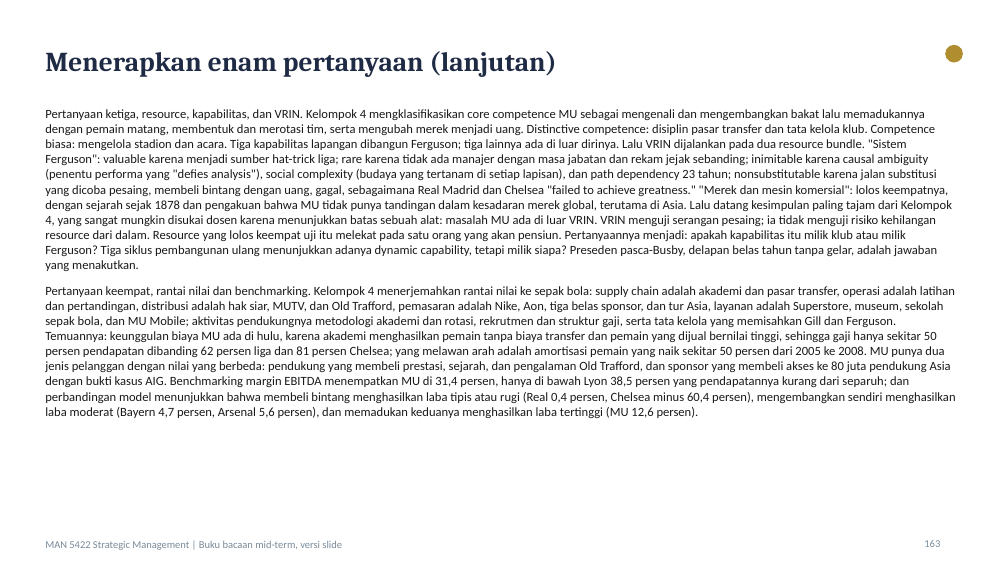
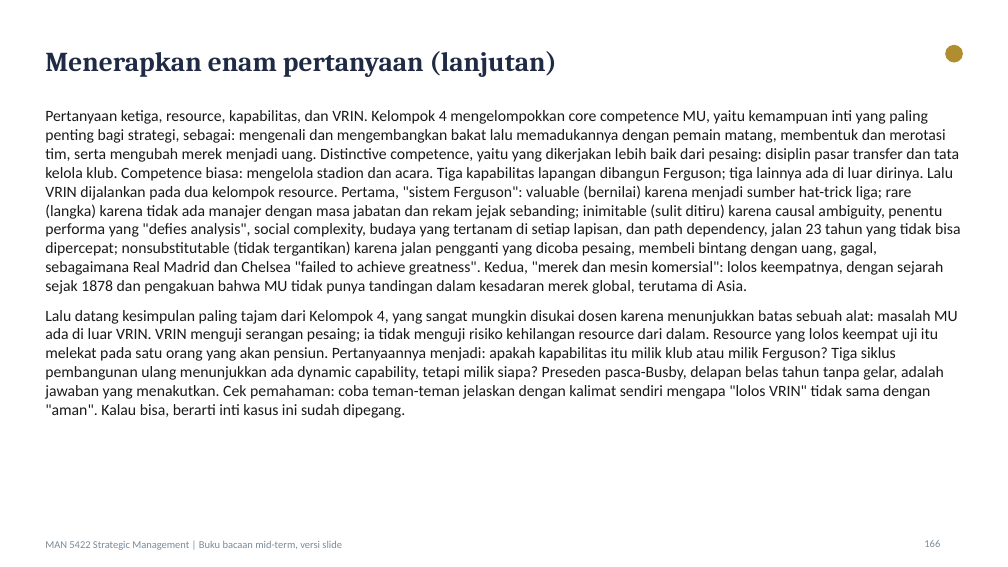
Before and after one commit to aslihabnuri/Dom-Manipulation, a slide deck: slide 166 of Materi_SM_MidTerm/Buku_Bacaan_Strategic_Management_MidTerm.pptx (slide 163 before the commit). Drawn at 1008x567 pixels with LibreOffice and Linux fonts; fonts in the diff are those of the drawing. Boxes give left, top, right and bottom in pixels: in the first picture for what was removed or moved away, otherwise in the second. Text is boxed around its words. In the diff, an @@ line names an element or a change of style, - is before the commit and + after.

```diff
--- a/Materi_SM_MidTerm/Buku_Bacaan_Strategic_Management_MidTerm.pptx
+++ b/Materi_SM_MidTerm/Buku_Bacaan_Strategic_Management_MidTerm.pptx
@@ text at <box>45,110,961,418</box>: text changed; size 12 to 15 pt @@
-Pertanyaan ketiga, resource, kapabilitas, dan VRIN. Kelompok 4 mengklasifikasikan core competence MU sebagai mengenali dan mengembangkan bakat lalu memadukannya dengan pemain matang, membentuk dan merotasi tim, serta mengubah merek menjadi uang. Distinctive competence: disiplin pasar transfer dan tata kelola klub. Competence biasa: mengelola stadion dan acara. Tiga kapabilitas lapangan dibangun Ferguson; tiga lainnya ada di luar dirinya. Lalu VRIN dijalankan pada dua resource bundle. "Sistem Ferguson": valuable karena menjadi sumber hat-trick liga; rare karena tidak ada manajer dengan masa jabatan dan rekam jejak sebanding; inimitable karena causal ambiguity (penentu performa yang "defies analysis"), social complexity (budaya yang tertanam di setiap lapisan), dan path dependency 23 tahun; nonsubstitutable karena jalan substitusi yang dicoba pesaing, membeli bintang dengan uang, gagal, sebagaimana Real Madrid dan Chelsea "failed to achieve greatness." "Merek dan mesin komersial": lolos keempatnya, dengan sejarah sejak 1878 dan pengakuan bahwa MU tidak punya tandingan dalam kesadaran merek global, terutama di Asia. Lalu datang kesimpulan paling tajam dari Kelompok 4, yang sangat mungkin disukai dosen karena menunjukkan batas sebuah alat: masalah MU ada di luar VRIN. VRIN menguji serangan pesaing; ia tidak menguji risiko kehilangan resource dari dalam. Resource yang lolos keempat uji itu melekat pada satu orang yang akan pensiun. Pertanyaannya menjadi: apakah kapabilitas itu milik klub atau milik Ferguson? Tiga siklus pembangunan ulang menunjukkan adanya dynamic capability, tetapi milik siapa? Preseden pasca-Busby, delapan belas tahun tanpa gelar, adalah jawaban yang menakutkan.
-Pertanyaan keempat, rantai nilai dan benchmarking. Kelompok 4 menerjemahkan rantai nilai ke sepak bola: supply chain adalah akademi dan pasar transfer, operasi adalah latihan dan pertandingan, distribusi adalah hak siar, MUTV, dan Old Trafford, pemasaran adalah Nike, Aon, tiga belas sponsor, dan tur Asia, layanan adalah Superstore, museum, sekolah sepak bola, dan MU Mobile; aktivitas pendukungnya metodologi akademi dan rotasi, rekrutmen dan struktur gaji, serta tata kelola yang memisahkan Gill dan Ferguson. Temuannya: keunggulan biaya MU ada di hulu, karena akademi menghasilkan pemain tanpa biaya transfer dan pemain yang dijual bernilai tinggi, sehingga gaji hanya sekitar 50 persen pendapatan dibanding 62 persen liga dan 81 persen Chelsea; yang melawan arah adalah amortisasi pemain yang naik sekitar 50 persen dari 2005 ke 2008. MU punya dua jenis pelanggan dengan nilai yang berbeda: pendukung yang membeli prestasi, sejarah, dan pengalaman Old Trafford, dan sponsor yang membeli akses ke 80 juta pendukung Asia dengan bukti kasus AIG. Benchmarking margin EBITDA menempatkan MU di 31,4 persen, hanya di bawah Lyon 38,5 persen yang pendapatannya kurang dari separuh; dan perbandingan model menunjukkan bahwa membeli bintang menghasilkan laba tipis atau rugi (Real 0,4 persen, Chelsea minus 60,4 persen), mengembangkan sendiri menghasilkan laba moderat (Bayern 4,7 persen, Arsenal 5,6 persen), dan memadukan keduanya menghasilkan laba tertinggi (MU 12,6 persen).
+Pertanyaan ketiga, resource, kapabilitas, dan VRIN. Kelompok 4 mengelompokkan core competence MU, yaitu kemampuan inti yang paling penting bagi strategi, sebagai: mengenali dan mengembangkan bakat lalu memadukannya dengan pemain matang, membentuk dan merotasi tim, serta mengubah merek menjadi uang. Distinctive competence, yaitu yang dikerjakan lebih baik dari pesaing: disiplin pasar transfer dan tata kelola klub. Competence biasa: mengelola stadion dan acara. Tiga kapabilitas lapangan dibangun Ferguson; tiga lainnya ada di luar dirinya. Lalu VRIN dijalankan pada dua kelompok resource. Pertama, "sistem Ferguson": valuable (bernilai) karena menjadi sumber hat-trick liga; rare (langka) karena tidak ada manajer dengan masa jabatan dan rekam jejak sebanding; inimitable (sulit ditiru) karena causal ambiguity, penentu performa yang "defies analysis", social complexity, budaya yang tertanam di setiap lapisan, dan path dependency, jalan 23 tahun yang tidak bisa dipercepat; nonsubstitutable (tidak tergantikan) karena jalan pengganti yang dicoba pesaing, membeli bintang dengan uang, gagal, sebagaimana Real Madrid dan Chelsea "failed to achieve greatness". Kedua, "merek dan mesin komersial": lolos keempatnya, dengan sejarah sejak 1878 dan pengakuan bahwa MU tidak punya tandingan dalam kesadaran merek global, terutama di Asia.
+Lalu datang kesimpulan paling tajam dari Kelompok 4, yang sangat mungkin disukai dosen karena menunjukkan batas sebuah alat: masalah MU ada di luar VRIN. VRIN menguji serangan pesaing; ia tidak menguji risiko kehilangan resource dari dalam. Resource yang lolos keempat uji itu melekat pada satu orang yang akan pensiun. Pertanyaannya menjadi: apakah kapabilitas itu milik klub atau milik Ferguson? Tiga siklus pembangunan ulang menunjukkan ada dynamic capability, tetapi milik siapa? Preseden pasca-Busby, delapan belas tahun tanpa gelar, adalah jawaban yang menakutkan. Cek pemahaman: coba teman-teman jelaskan dengan kalimat sendiri mengapa "lolos VRIN" tidak sama dengan "aman". Kalau bisa, berarti inti kasus ini sudah dipegang.
```
Also in this commit, not shown: 148 other slides changed, 14 slides added, 2 slides removed, 5 other files.
